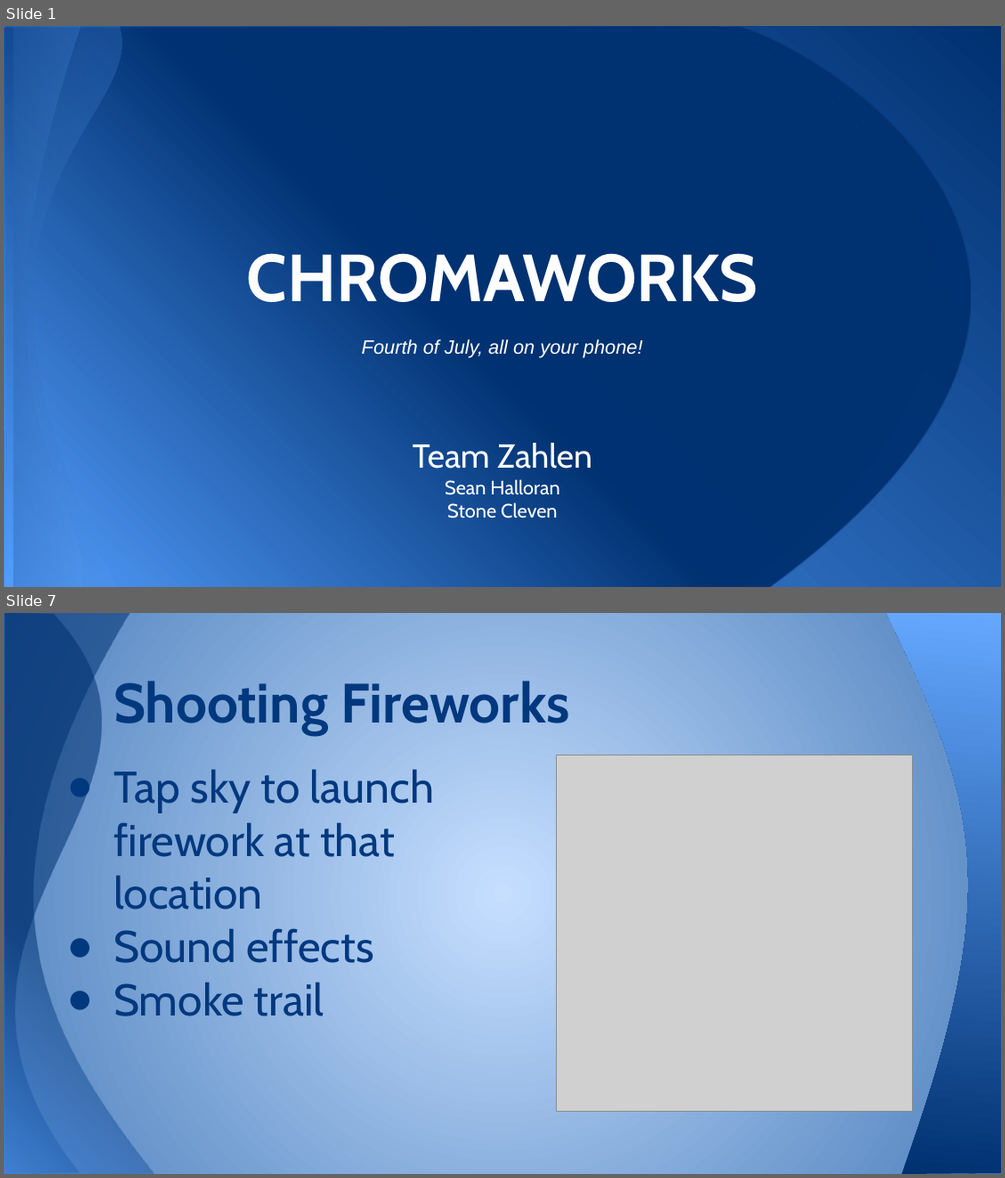
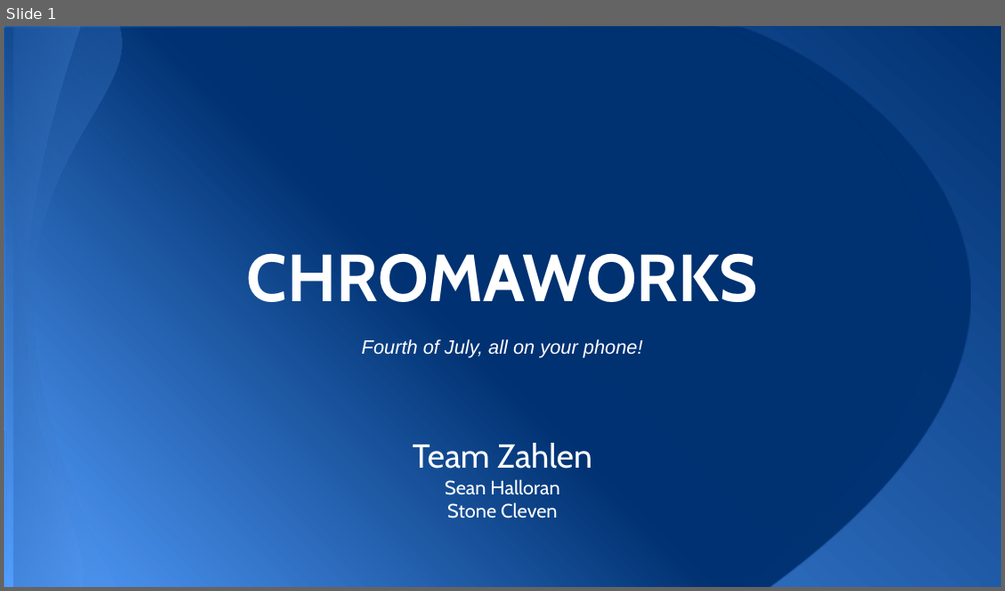
Before and after one commit to ComicSeans/imgd2900, a slide deck: assig7/Chromaworks.pptx. Shown one above the other, each under a label of ours: slides 1 and 7 before the commit, slide 1 after it; the slides between them are not shown. The pictures are 1005x1178 and 1005x591 pixels, drawn with LibreOffice and Linux fonts; fonts in the diff are those of the drawing; grey boxes stand for pictures. Boxes give left, top, right and bottom in pixels: in the first picture for what was removed or moved away, otherwise in the second. Text is boxed around its words. In the diff, an @@ line names an element or a change of style, - is before the commit and + after.

```diff
--- a/assig7/Chromaworks.pptx
+++ b/assig7/Chromaworks.pptx
@@ slide 7 removed at bbox=[4, 613, 1001, 1174], background gradient #C6DFFF to #4F81BD @@
@@ freeform shape removed at bbox=[4, 613, 154, 1173] @@
@@ freeform shape removed at bbox=[4, 613, 220, 1173] @@
@@ freeform shape removed at bbox=[886, 613, 1001, 1174] @@
@@ title removed at bbox=[113, 681, 569, 735] @@
-Shooting Fireworks
@@ text removed at bbox=[113, 769, 434, 1016] @@
-● Tap sky to launch firework at that location
-● Sound effects
-● Smoke trail
@@ picture removed at bbox=[556, 755, 912, 1111] @@
```
Also in this commit, not shown: 2 slides added, 6 other slides removed.
